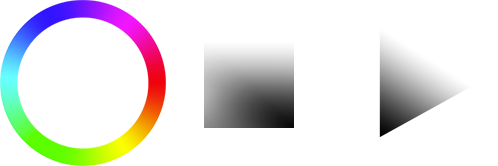
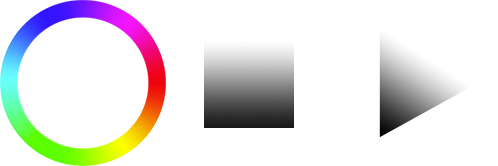
Revision of a layered 498 x 166 image; what changed, layer by layer:
removed layer "Layer 7" (was 97%) from group "box" over [204, 48, 294, 128]
removed layer "Layer 11 copy" from group "box" over [204, 48, 291, 128]
removed layer "Layer 9" from group "box" over [204, 48, 294, 128]
added layer "Layer 12" (91%) in group "box" over [204, 48, 294, 128]
added layer "Layer 11" in group "box" over [204, 48, 292, 128]
